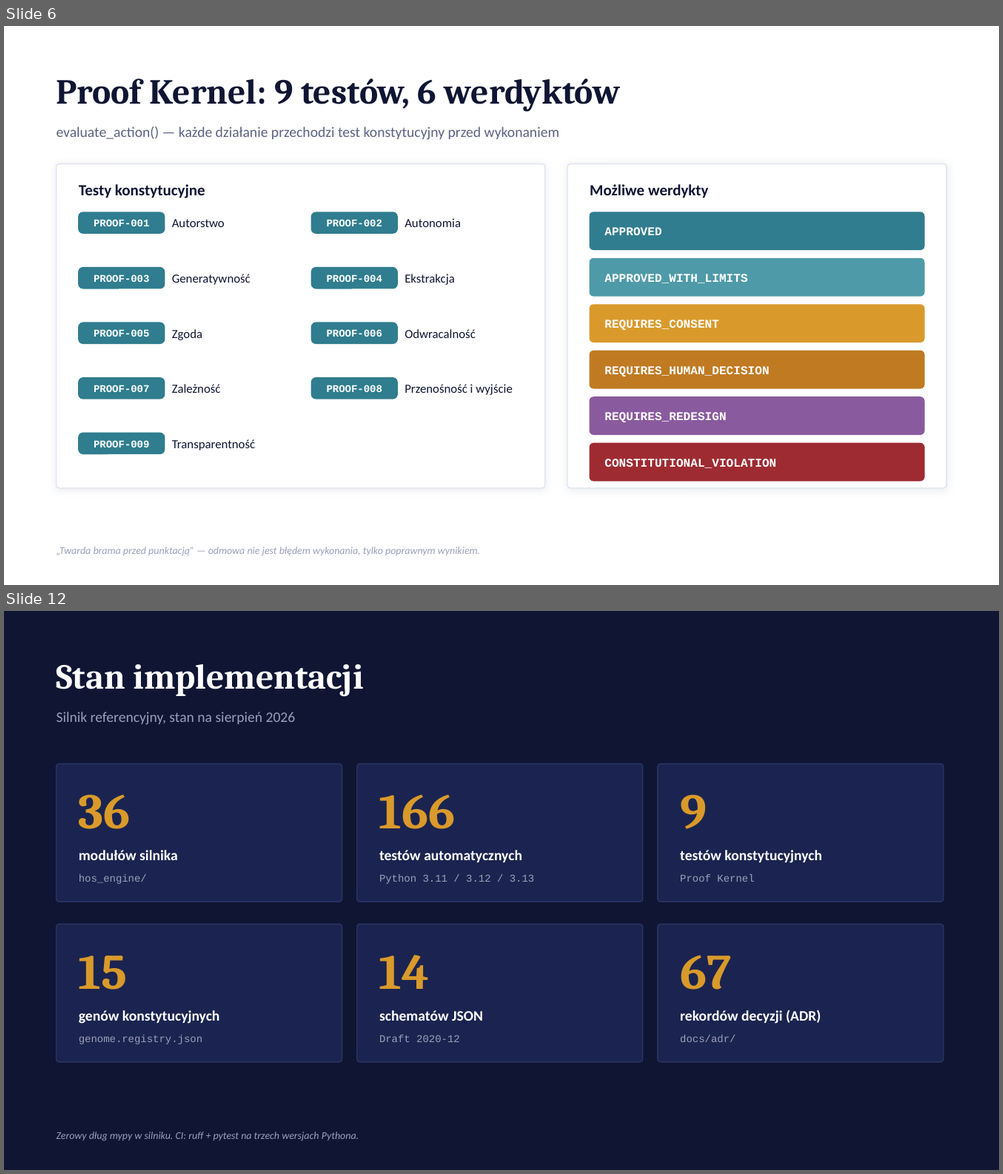
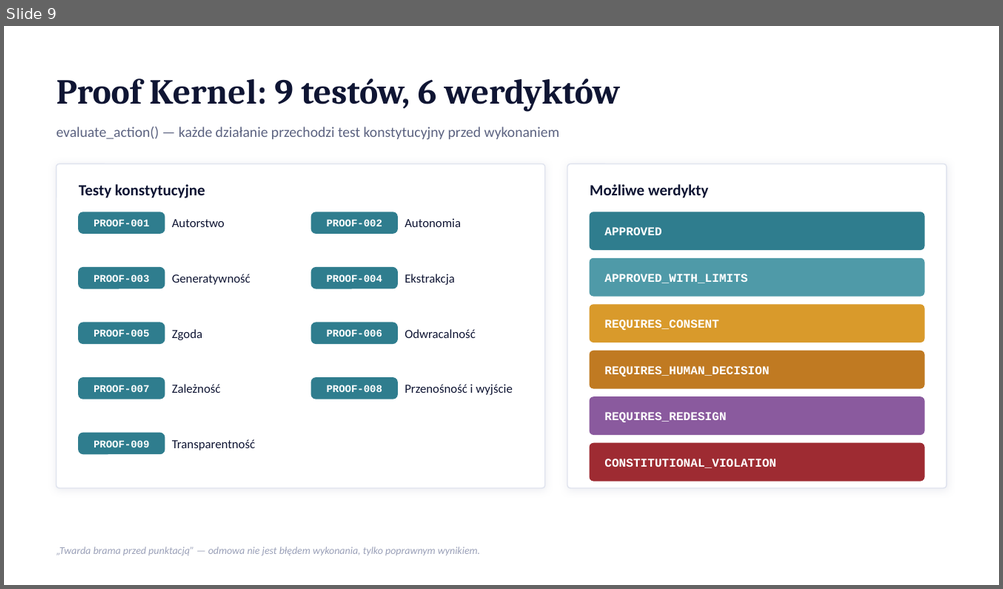
Before and after one commit to dudsi101-svg/Human-os, a slide deck: docs/presentation/Human-OS-prezentacja.pptx. Shown one above the other, each under a label of ours: slides 6 and 12 before the commit, slide 9 after it; the slides between them are not shown. The pictures are 1003x1174 and 1003x589 pixels, drawn with LibreOffice and Linux fonts; fonts in the diff are those of the drawing. Boxes give left, top, right and bottom in pixels: in the first picture for what was removed or moved away, otherwise in the second. Text is boxed around its words. In the diff, an @@ line names an element or a change of style, - is before the commit and + after.

```diff
--- a/docs/presentation/Human-OS-prezentacja.pptx
+++ b/docs/presentation/Human-OS-prezentacja.pptx
@@ slide 12 removed at [4, 611, 999, 1170], background #0F1533 @@
@@ text removed at [57, 664, 363, 697] @@
-Stan implementacji
@@ text removed at [57, 712, 296, 725] @@
-Silnik referencyjny, stan na sierpień 2026
@@ rounded rectangle removed at [57, 764, 342, 902] @@
@@ rounded rectangle removed at [357, 764, 643, 902] @@
@@ rounded rectangle removed at [657, 764, 943, 902] @@
@@ text removed at [79, 795, 131, 829] @@
-36
@@ text removed at [379, 795, 455, 829] @@
-166
@@ text removed at [680, 795, 706, 829] @@
-9
@@ text removed at [79, 850, 178, 860] @@
-modułów silnika
@@ text removed at [379, 850, 522, 863] @@
-testów automatycznych
@@ text removed at [680, 850, 822, 863] @@
-testów konstytucyjnych
@@ text removed at [79, 874, 147, 884] @@
-hos_engine/
@@ text removed at [379, 874, 535, 884] @@
-Python 3.11 / 3.12 / 3.13
@@ text removed at [680, 874, 754, 882] @@
-Proof Kernel
@@ rounded rectangle removed at [57, 924, 342, 1062] @@
@@ rounded rectangle removed at [357, 924, 643, 1062] @@
@@ rounded rectangle removed at [657, 924, 943, 1062] @@
@@ text removed at [79, 956, 128, 990] @@
-15
@@ text removed at [379, 955, 430, 989] @@
-14
@@ text removed at [680, 955, 731, 990] @@
-67
@@ text removed at [680, 1010, 821, 1024] @@
-rekordów decyzji (ADR)
@@ text removed at [79, 1011, 220, 1024] @@
-genów konstytucyjnych
@@ text removed at [379, 1011, 483, 1021] @@
-schematów JSON
@@ text removed at [79, 1035, 202, 1045] @@
-genome.registry.json
@@ text removed at [379, 1035, 460, 1042] @@
-Draft 2020-12
@@ text removed at [680, 1035, 735, 1042] @@
-docs/adr/
@@ text removed at [57, 1132, 358, 1142] @@
-Zerowy dług mypy w silniku. CI: ruff + pytest na trzech wersjach Pythona.
@@ what was slide 6 is now slide 9 @@
```
Also in this commit, not shown: 6 slides changed, 11 slides added, 4 other slides removed, 2 other files.
